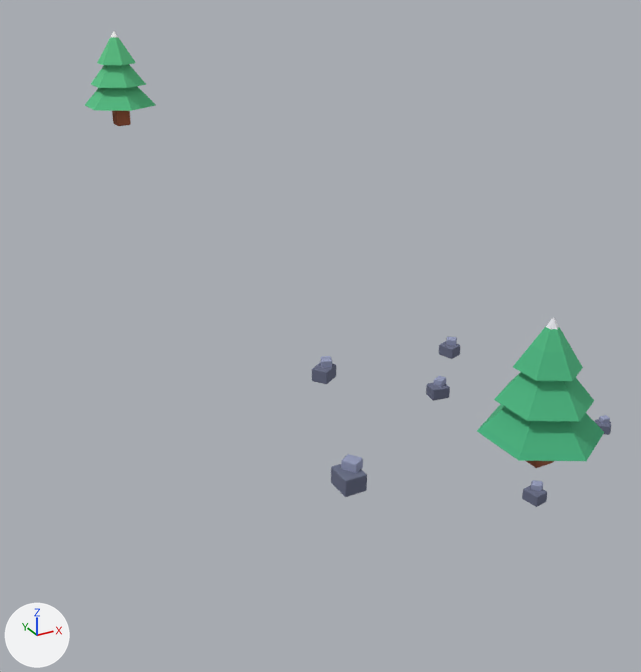
One commit to the glTF model public/assets/toycar/set-warning-sign.glb: the scene before it, then after it.
Rendered twice from a 50 mm camera at (-23.2, -23.4, 15.3) aimed at (-11.2, -1.5, 4.4). The lights are fixed; the arrows at lower left show +X, +Y and +Z. The first picture is the older version. Where no turn or scale is listed for an object, it has been applied to the vertices. Vertices at exactly the same position are counted once.
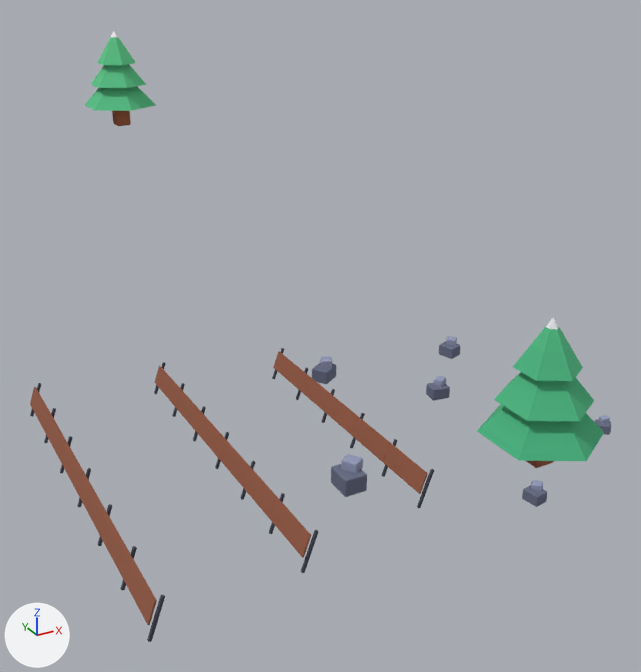
The change in detail:
me_drape_sign is used by ob_drape_sign; location (-2.4, 3.4, 0.03).
me_drape_sign had 598 vertices, 1108 faces and spanned x -9.01..2.53, y -10.23..1.1, z -0.31..1.17.
me_drape_sign now has 1476 vertices, 2736 faces and spans x -16.36..2.53, y -10.23..3.15, z -0.31..1.17.
me_drape_sign part 1: 622 vertices added at x -16.36..-11.34, y -9.95..3.15, z -0.3..0.94.
me_drape_sign part 2: 256 vertices added at x -7.36..-6.84, y -8.45..1.65, z -0.3..0.94.

Where the change shows, as pixel boxes [x1, y1, x2, y2] in the pictures (641 x 672 px):
'drape_sign', reshaped (94% wider, 79% taller): before [312, 337, 611, 507]; after [30, 337, 611, 642]
part 1 of me_drape_sign, added: after [30, 362, 318, 642]
part 2 of me_drape_sign, added (brown): after [272, 348, 434, 508]
